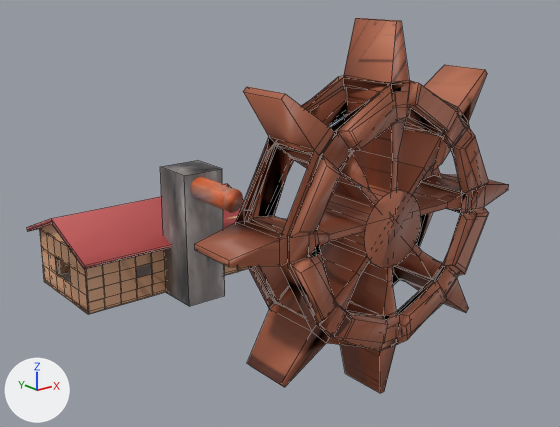
Renders of the Blender file GameProject2017/Assets/Prefabs/Environment/watermill/water_mill_final2.blend from each side of a commit.
Rendered twice from a camera (50 mm lens) standing at (-12.88, -23.74, 10.68) and looking at (0.53, -6.98, 3.98). The lights are fixed; the arrows at lower left show +X, +Y and +Z. Mesh edges are drawn as thin lines on the coarser meshes.
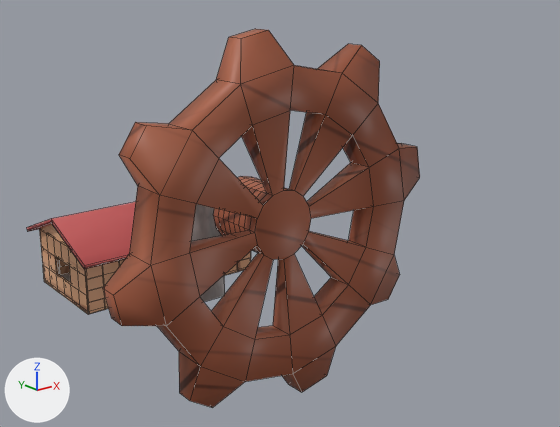
Commit message: updated water mill

The change, as a diff of the scene's bpy script:
```diff
--- a/GameProject2017/Assets/Prefabs/Environment/watermill/water_mill_final2.blend.py
+++ b/GameProject2017/Assets/Prefabs/Environment/watermill/water_mill_final2.blend.py
@@ me_cylinder @@
+me_cylinder.from_pydata(...)  # 240 vertices, 242 faces; spans x -5.32..5.34, y -5.34..5.32, z -1.41..1.0
+me_cylinder.polygons.foreach_set('use_smooth', [True] * 242)
+me_cylinder.materials.append(mat_tabletop_png)  # picture img_tabletop_png
@@ ob_cube_015 @@
-ob_cube_015 = bpy.data.objects.new('Cube.015', me_cube_015)
-ob_cube_015.location = (0.63, -10.6, 4.82)
-ob_cube_015.rotation_euler = (0.0, -2.356, -3.142)  # degrees (0, -135, -180)
-ob_cube_015.scale = (-5.05, 1.0, 0.113)
@@ ob_cylinder @@
+ob_cylinder = bpy.data.objects.new('Cylinder', me_cylinder)
+ob_cylinder.location = (0.0, -6.81, 3.94)
+ob_cylinder.rotation_euler = (-1.571, 1.571, 0.0)  # degrees (-90, 90, 0)
```

Pixel boxes [x1, y1, x2, y2] of what changed, in the pictures (560 x 427 px):
'Cylinder', added (brown): after [103, 29, 420, 408]
'Cube.015', deleted (brown): before [195, 18, 509, 393]
'Cube.013', unchanged, covered by the edit: before [160, 161, 225, 306]; after [191, 204, 225, 302]
'Cube.001', unchanged, covered by the edit: before [85, 250, 248, 314]; after [85, 251, 251, 314]
'Cylinder.003', unchanged, covered by the edit: before [190, 177, 243, 213]
